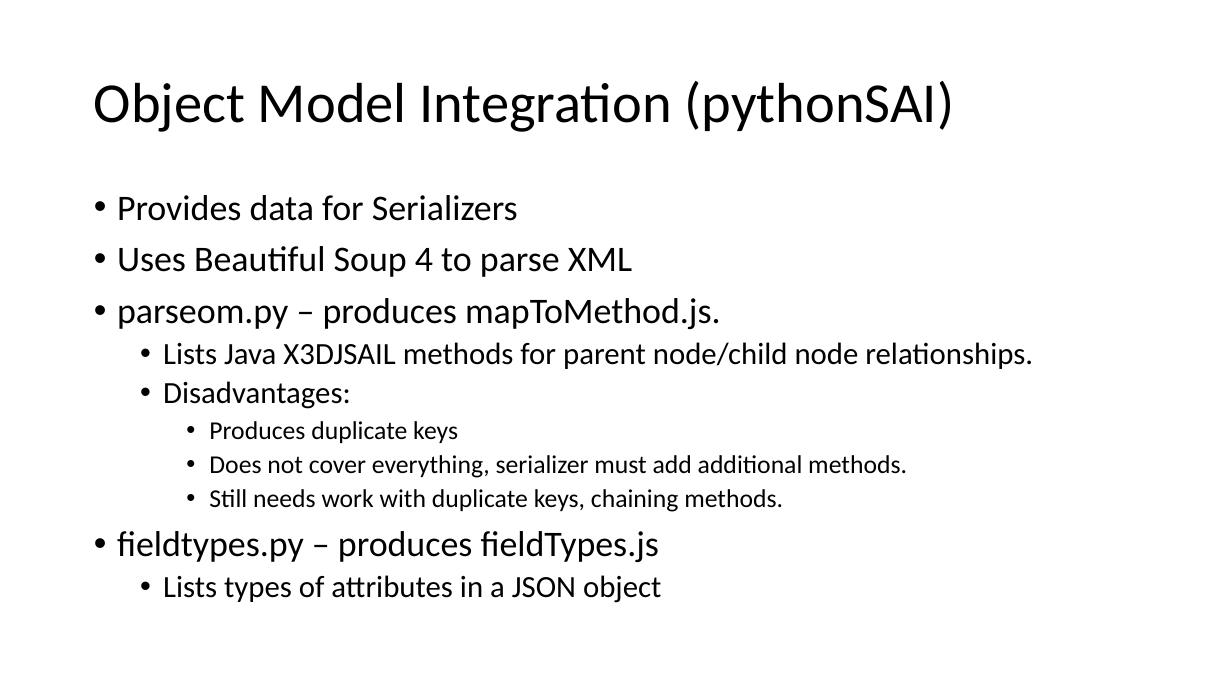
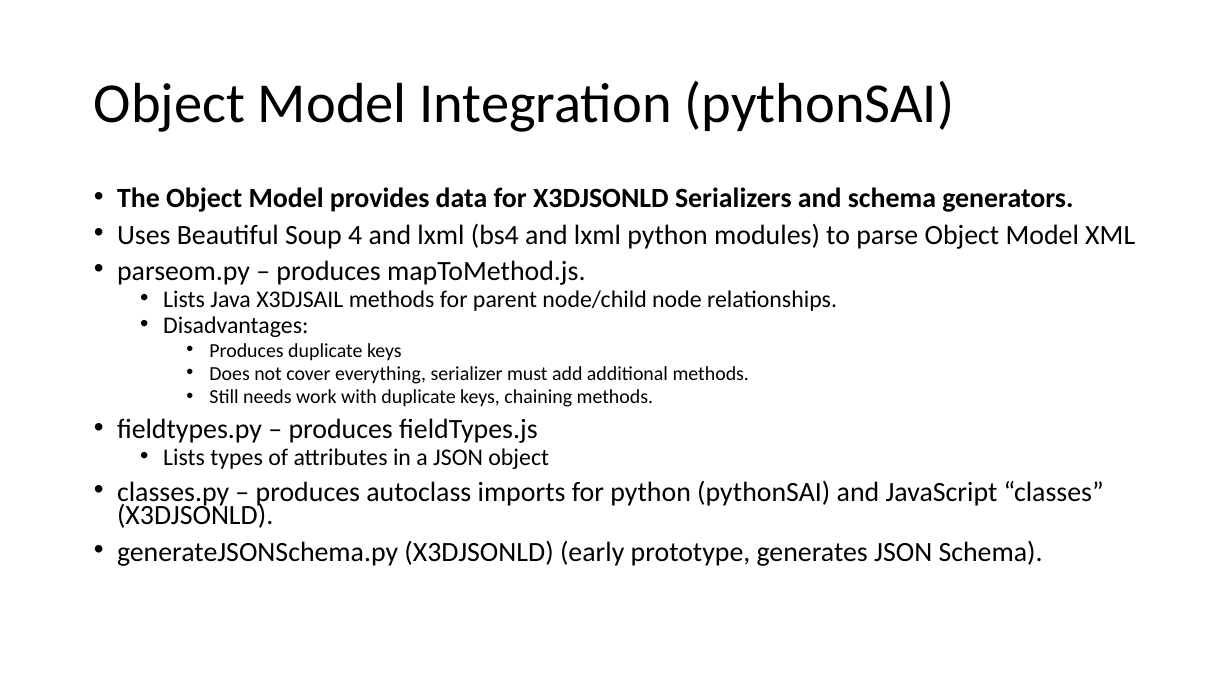
Before and after one commit to coderextreme/X3DJSONLD, a slide deck: slide 10 of X3DJSONLoaderTutorial.pptx. Drawn at 1232x693 pixels with LibreOffice and Linux fonts; fonts in the diff are those of the drawing. Boxes give left, top, right and bottom in pixels: in the first picture for what was removed or moved away, otherwise in the second. Text is boxed around its words. In the diff, an @@ line names an element or a change of style, - is before the commit and + after.

```diff
--- a/X3DJSONLoaderTutorial.pptx
+++ b/X3DJSONLoaderTutorial.pptx
@@ text at box(117, 187, 1135, 249): text changed; size 28 to 21.7 pt @@
-• Provides data for Serializers
-• Uses Beautiful Soup 4 to parse XML
+• The Object Model provides data for X3DJSONLD Serializers and schema generators.
+• Uses Beautiful Soup 4 and lxml (bs4 and lxml python modules) to parse Object Model XML
@@ text at box(117, 260, 837, 469): size 28 to 21.7 pt in "parseom.py – produces mapToMethod.js.", "fieldtypes.py – produces fieldTypes.js"; size 24 to 18.6 pt in "Lists Java X3DJSAIL methods for parent node/child ...", "Disadvantages:", "Lists types of attributes in a JSON ..."; size 20 to 15.5 pt in "Produces duplicate keys", "Does not cover everything, serializer must add ...", "Still needs work with duplicate keys, chaining ..."; line spacing 0.9 to 0.7 @@
@@ text at box(117, 480, 1104, 566): paragraphs added @@
+• classes.py – produces autoclass imports for python (pythonSAI) and JavaScript “classes” (X3DJSONLD).
+• generateJSONSchema.py (X3DJSONLD) (early prototype, generates JSON Schema).
```
Also in this commit, not shown: 9 other slides changed, 1 other file.
